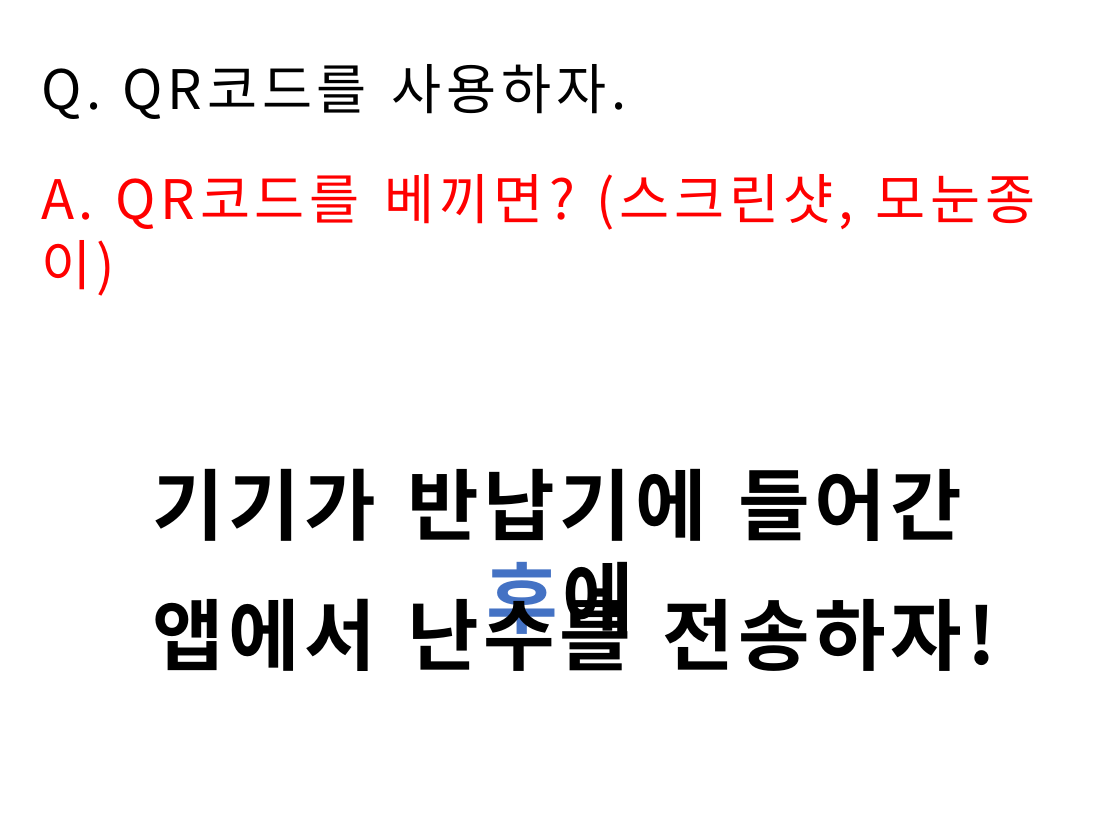
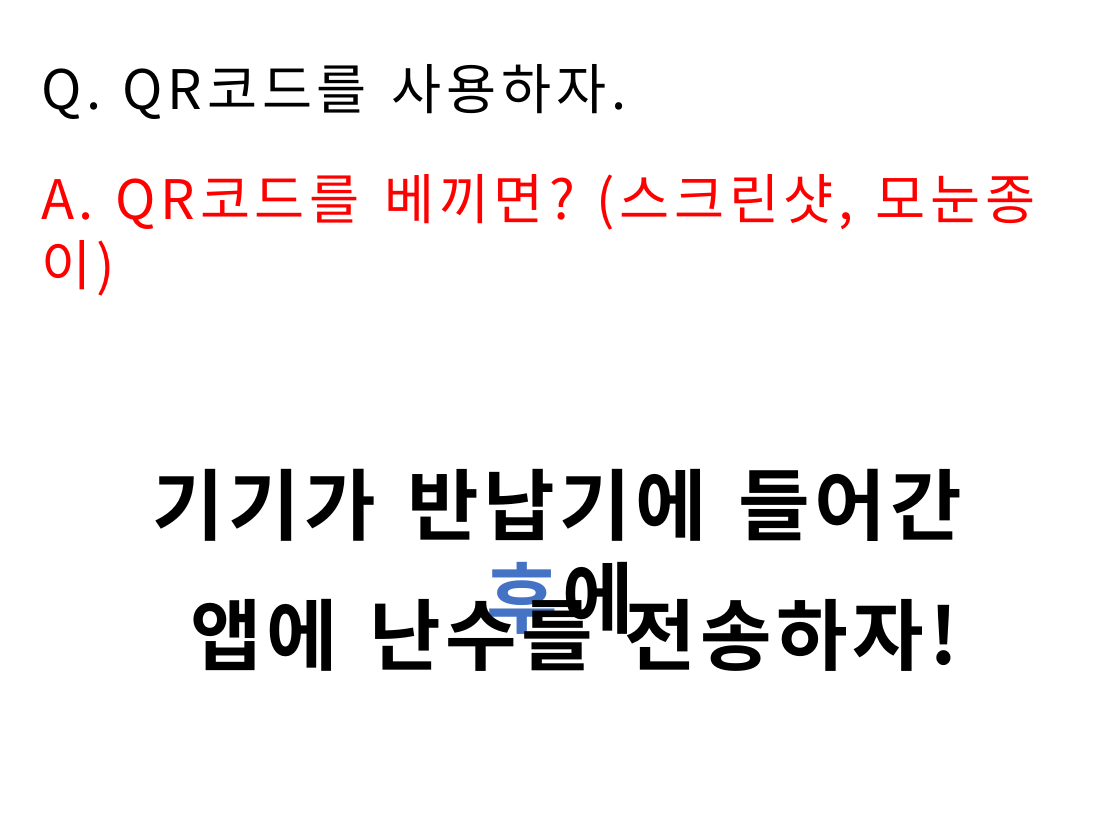
Before and after one commit to osamhack2020/IoT_KookMoBan_PonJohmNaimann, a slide deck: slide 7 of PPT/showdown.ppsx. Drawn at 1120x840 pixels with LibreOffice and Linux fonts; fonts in the diff are those of the drawing. Boxes give left, top, right and bottom in pixels: in the first picture for what was removed or moved away, otherwise in the second. Text is boxed around its words. In the diff, an @@ line names an element or a change of style, - is before the commit and + after.

```diff
--- a/PPT/showdown.ppsx
+++ b/PPT/showdown.ppsx
@@ text at box(190, 585, 958, 671): text changed @@
-앱에서 난수를 전송하자!
+앱에 난수를 전송하자!
```
Also in this commit, not shown: 1 other slide changed, 2 other files.
